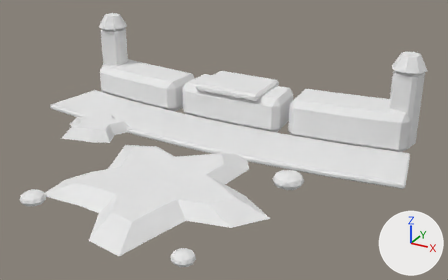
The FBX model shared/modeling-kit/out/ranch_landing_ring.fbx: old version first, new version second.
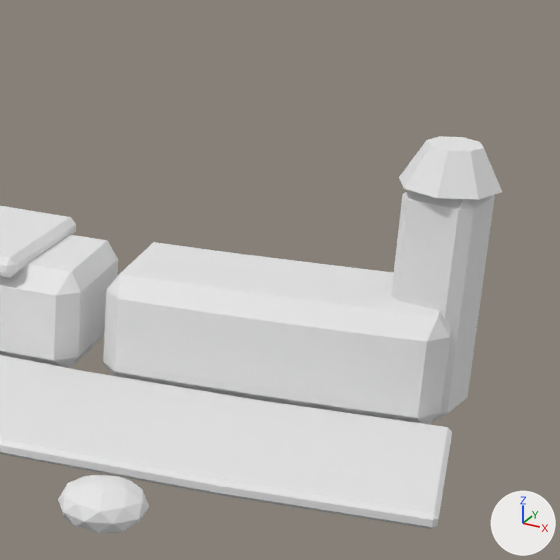
Old and new are each drawn whole from a camera (50 mm lens) standing at (9.55, -14.5, 8.33) and looking at (1.35, 0.4, 0.88) and again close up on the part from 56% to 100% of the width and 1% to 71% of the height. The lights are fixed; the arrows at lower right show +X, +Y and +Z. The last two pictures show the newer version.

Names of what the first close-up shows: 'ranch_landing_ring'.
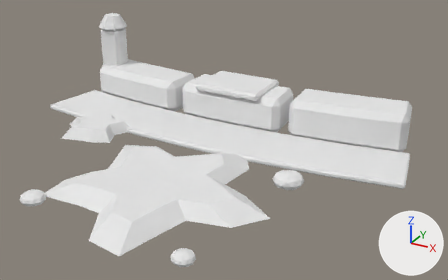
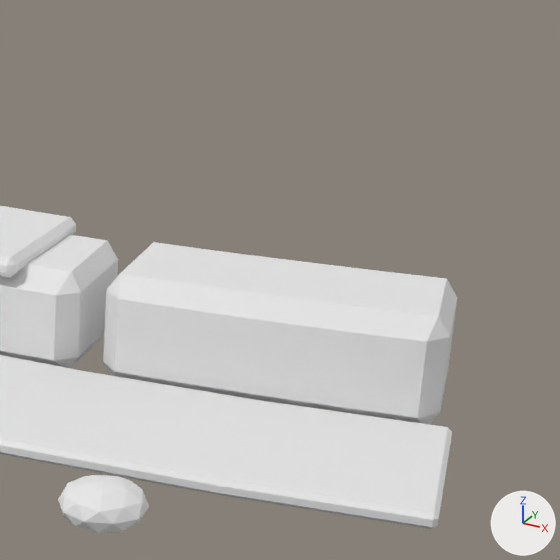
Commit message: modeling-kit: ranch_fence_20 + ranch_landing_ring with one end post (no doubled posts at seams)

Diff of the bpy script that builds the scene:
```diff
--- a/shared/modeling-kit/out/ranch_landing_ring.fbx.py
+++ b/shared/modeling-kit/out/ranch_landing_ring.fbx.py
@@ me_ranch_landing_ring @@
 # used by ob_ranch_landing_ring; location = (0.0, 0.0, 0.0)
-me_ranch_landing_ring.from_pydata(...)  # 506 vertices, 686 faces; spans x -6.57..6.57, y -5.14..5.14, z 0.0..3.15
+me_ranch_landing_ring.from_pydata(...)  # 466 vertices, 650 faces; spans x -6.57..6.57, y -5.14..5.14, z 0.0..3.15
+# me_ranch_landing_ring part 1: the loose piece of 24 vertices spanning x 5.25..6.13, y 3.86..4.74, z 0.1..2.7 is deleted
+# me_ranch_landing_ring part 2: the loose piece of 16 vertices spanning x 5.14..6.24, y 3.75..4.85, z 2.7..3.15 is deleted
 me_ranch_landing_ring.materials.append(mat_ranch_landing_ring_vcol)
```

Pixel boxes (x1, y1, x2, y2) of what changed, in the close-ups (560 x 560 px):
'ranch_landing_ring', reshaped: before (0, 136, 502, 533); after (0, 206, 457, 533)
part 1 of me_ranch_landing_ring, deleted: before (391, 190, 495, 421)
part 2 of me_ranch_landing_ring, deleted: before (399, 136, 502, 200)
